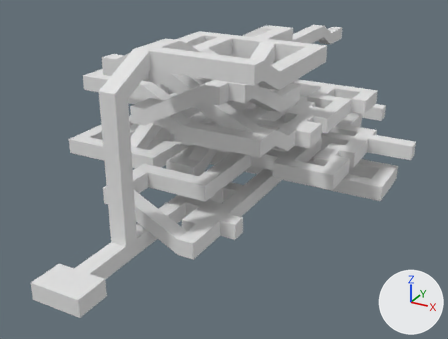
The Blender file Assets/Art/Models/UnityTunnelsMap Final.blend: old version first, new version second.
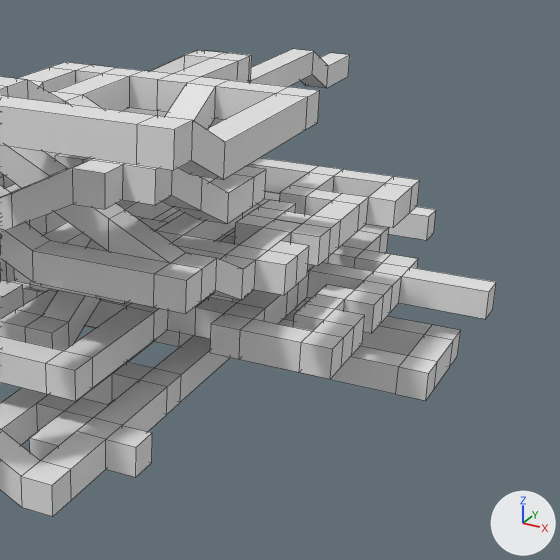
Each version appears first whole from a 50 mm lens placed at (81.9, -112.2, 76.2), pointed at (1.2, 34.5, 2.8), and next in a close-up on the part from 37% to 100% of the width and 0% to 83% of the height. Every picture has the same lights, and +X, +Y and +Z are marked at lower right. The close-ups show mesh edges as thin lines.

Script lines for the objects in view, before the commit:
```python
me_plane = bpy.data.meshes.new('Plane')
me_plane.from_pydata(...)  # 2070 vertices, 1429 faces; spans x -12.0..12.0, y -9.0..30.0, z 0.0..11.0
# faces by material slot: [361, 704, 364]
me_plane.materials.append(mat_floor)  # its picture is missing
me_plane.materials.append(mat_walls)  # its picture is missing
me_plane.materials.append(mat_walls)  # its picture is missing
ob_tunnels = bpy.data.objects.new('Tunnels', me_plane)
ob_tunnels.location = (0.0, 0.0, 0.0)
ob_tunnels.scale = (4.18, 4.18, 4.18)
```
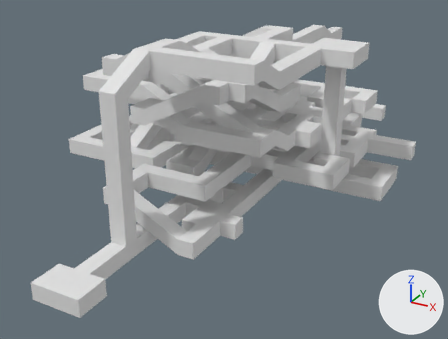
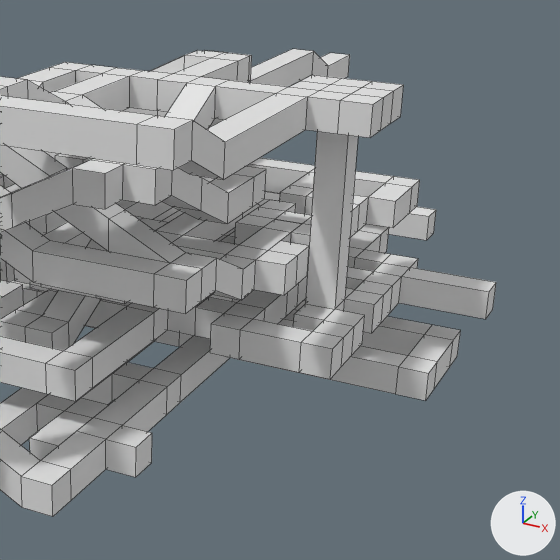
The newer file is also rescaled (x0.239) as a whole; pictures and numbers use the older file's frame.

Location of each change, [x1, y1, x2, y2] in pixels of the close-ups (560 x 560 px):
part 1 of me_plane, built on: before [306, 90, 320, 129]; after [289, 75, 404, 309]

The edits, one by one:
me_plane is used by ob_tunnels; location (0.0, 0.0, 0.0); scale (4.18, 4.18, 4.18).
me_plane had 2070 vertices, 1429 faces and spanned x -12.0..12.0, y -9.0..30.0, z 0.0..11.0.
me_plane now has 2094 vertices, 1455 faces and spans x -12.0..12.0, y -9.0..30.0, z 0.0..11.0.
Part 1, on me_plane:
2 faces are deleted.
4 vertices are added at (8.0, 8.0, 9.0), (8.0, 9.0, 9.0), (8.0, 8.0, 10.0), (8.0, 9.0, 10.0).
6 new vertices lie (0.0, 1.0, 0.0) away from vertices in x 6.0..8.0, y 9.0, z 9.0..10.0.
6 new vertices lie (1.0, 0.0, 0.0) away from vertices in x 8.0, y 8.0..10.0, z 9.0..10.0.
8 new vertices lie (0.0, 1.0, 0.0) away from vertices in x 6.0..9.0, y 10.0, z 9.0..10.0.
18 new faces join them, mat_walls (its picture is missing).
11 new faces join them, mat_floor (its picture is missing).
me_plane no longer uses material mat_walls.
